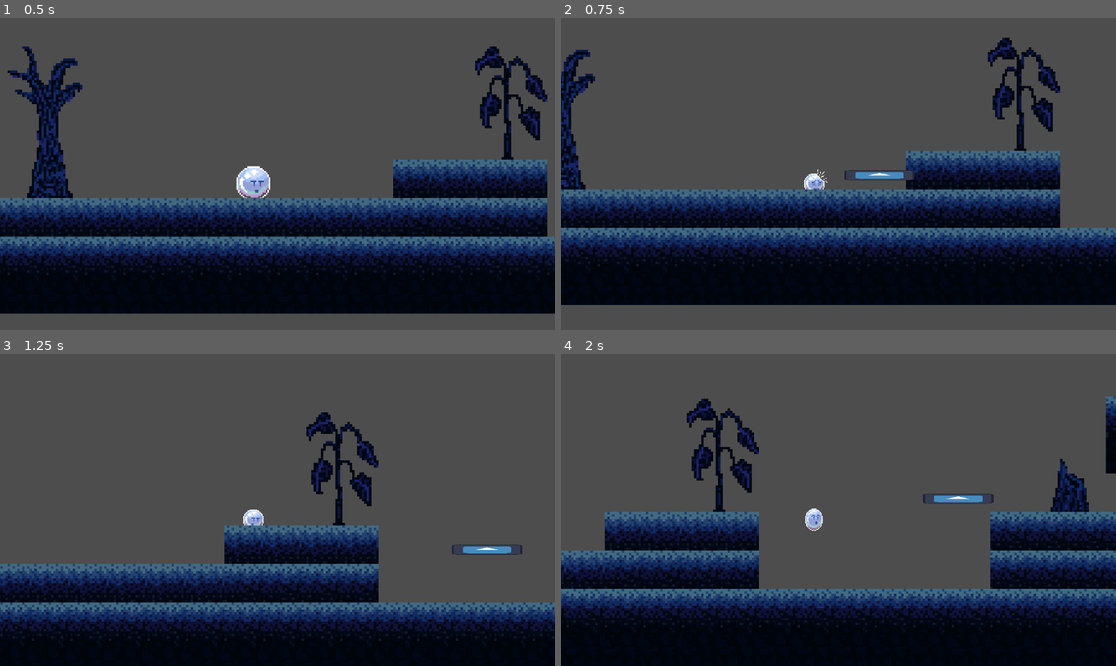
Above: before the commit, frames 1-4 (two rows, left to right).
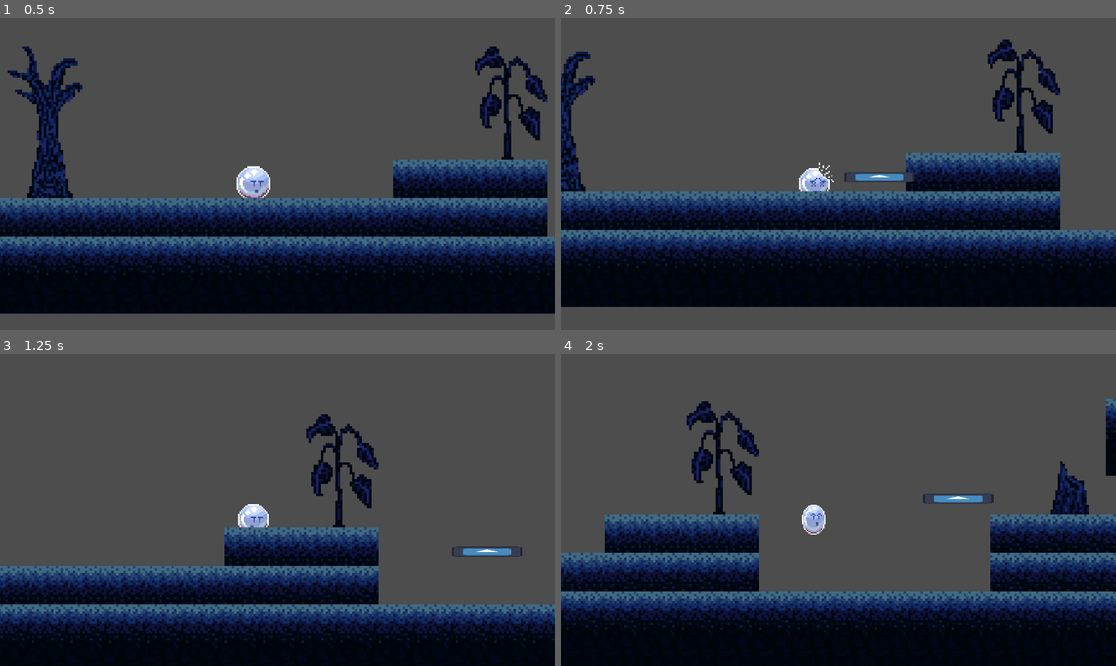
Above: after the commit, the same moments.

Repository: ricaardoandrees/CaracasGameJam2025
Game: Godot game, scene res://game.tscn
Same seed, same stepped clock (60 frames per second), same inputs: the game is played once before the commit and once after it. The engine's default icon, where the game draws it, is replaced by a stand-in: a white triangle on a blue panel in a dark square.
Inputs:
- Up to frame 1 (0.5 s): no input
- Up to frame 2 (0.75 s): tap Enter (suicidarse) at 0.5 s; hold D (derecha) from 0.53 s (still down); hold E (disparar) from 0.53 s (still down)
- Up to frame 3 (1.25 s): keep holding D (derecha); keep holding E (disparar); tap Space (saltar) at 0.77 s; tap Q (inflar) at 0.8 s
- Up to frame 4 (2 s): keep holding D (derecha); release E (disparar) at 1.28 s; tap Q (inflar) at 1.35 s; tap Space (saltar) at 1.52 s; tap E (disparar) at 1.55 s

Frame 1 is identical in both runs. In frame 2, 10% of the frame differs, in the area x 0-100%, y 6-93%; in frame 3, 8.5%; in frame 4, 11%, in the area x 0-100%, y 13-89%.

Commit message:
shoot fixed

Diff:
--- a/Scripts/PlayerBurbuja.gd
+++ b/Scripts/PlayerBurbuja.gd
@@ -1,7 +1,6 @@
 extends CharacterBody2D
 @onready var animated_sprite_2d = $AnimatedSprite2D
 @onready var collision_shape_2d = $CollisionShape2D
-
 
 const SPEED = 100.0
 const JUMP_VELOCITY = -200.0
@@ -10,9 +9,10 @@
 var maxjumps: int = 2
 var actualjumps: int = 0
 var peso = 1
-var escalaMIN
+var escalaMIN : Vector2
 @onready var balla_burbuja = preload("res://Scenes/balla_burbuja.tscn")
 var presionado: bool = false
+var contador_disparos: int= 0
 
 
 func _ready():
@@ -51,8 +51,7 @@
 	if Input.is_action_pressed("inflar"):
 		animated_sprite_2d.play("inflar")
 		peso = 0.01
-		#animated_sprite_2d.scale *= 1.02
-		#collision_shape_2d.scale *= 1.02
+
 	elif Input.is_action_just_released("inflar"):
 			animated_sprite_2d.stop()
 			peso = 1
@@ -68,15 +67,20 @@
 		DIRECTION = -1
 	if event.is_action_pressed("derecha"):
 		DIRECTION = 1
+
 	if event.is_action_pressed("disparar"):
+		contador_disparos+=1
 		animated_sprite_2d.play()
 		print("piu piu")
 		var instancia = balla_burbuja.instantiate()
+
 		instancia.position = animated_sprite_2d.global_position
 		instancia.DIRECTION = DIRECTION
 		print()
-		animated_sprite_2d.scale = (animated_sprite_2d.scale * 0.9) if (escalaMIN > animated_sprite_2d.scale) else escalaMIN
-		collision_shape_2d.scale = (animated_sprite_2d.scale * 0.9) if (escalaMIN > animated_sprite_2d.scale) else escalaMIN
+		if contador_disparos<6:
+			animated_sprite_2d.scale = (animated_sprite_2d.scale * 0.9) if (escalaMIN < animated_sprite_2d.scale) else escalaMIN
+			collision_shape_2d.scale = (animated_sprite_2d.scale * 0.9) if (escalaMIN < animated_sprite_2d.scale) else escalaMIN
+
 		get_parent().add_child(instancia)
 	if event.is_action_pressed("suicidarse"):
 		print("muelto")
Not shown: 1 places in Scenes/PlayerBurbuja.tscn that only renumber resources
